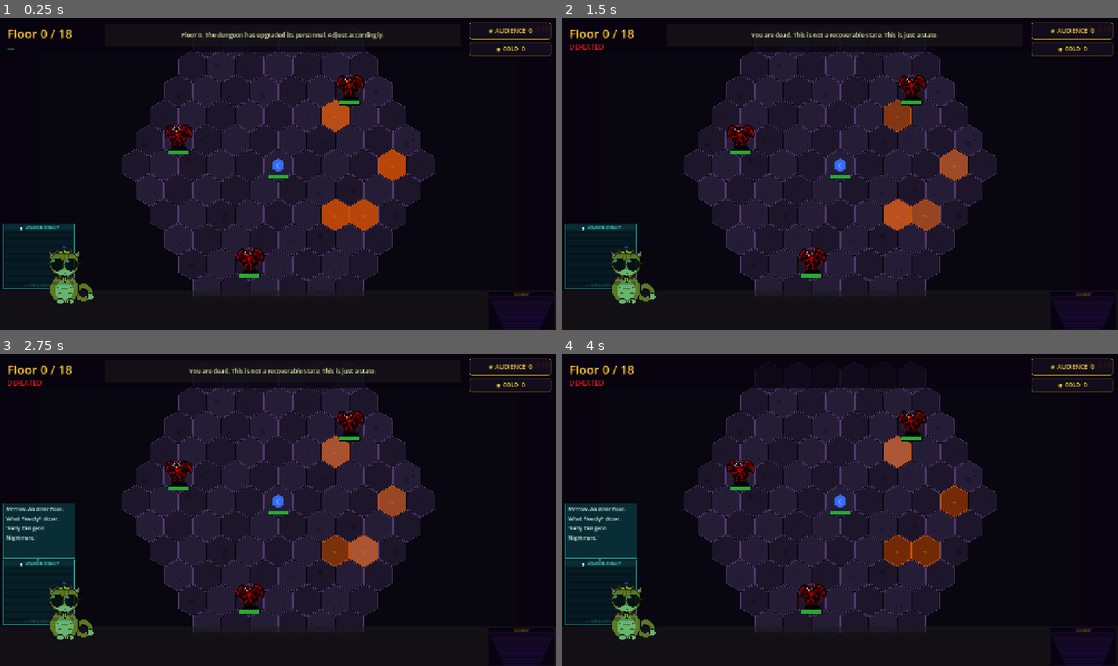
Above: before the commit, frames 1-4 (two rows, left to right).
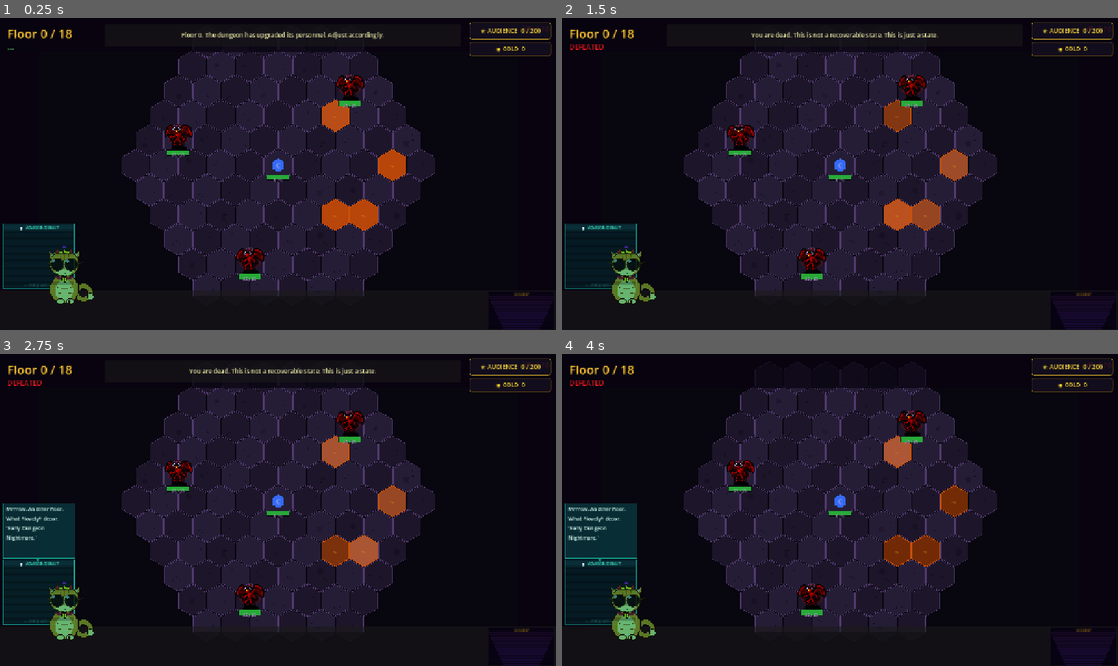
Above: after the commit, the same moments.

Repository: ColdTie/Descent
Game: Godot game, scene res://scenes/BattleScene.tscn
The game is run twice, just before and just after one commit, with the same random seed, the same clock (stepped at 60 frames per second) and the same inputs. This scene is started directly instead of the project's main scene.
Inputs (mouse positions are in pixels of both pictures, inside the frame that each line leads up to):
- Up to frame 1 (0.25 s): no input
- Up to frame 2 (1.5 s): move the mouse to (695, 164) at 0.52 s; click (695, 164) at 0.67 s; move the mouse to (712, 189) at 1.27 s; click (712, 189) at 1.42 s
- Up to frame 3 (2.75 s): move the mouse to (161, 550) at 2.02 s; click (161, 550) at 2.17 s
- Up to frame 4 (4 s): move the mouse to (739, 575) at 2.77 s; click (739, 575) at 2.92 s; move the mouse to (756, 600) at 3.52 s; click (756, 600) at 3.67 s

The runs differ from the first frame. In frame 1, 0.3% of the frame differs, in the area x 30-98%, y 3-85%; in frame 2, 0.3%; in frame 3, 0.3%; in frame 4, 0.3%.

Commit message:
Run 22: HUD polish — numeric HP overlays, ability-button styleboxes, sponsor progress
Three quick legibility wins after eyeballing in-game screenshots:

- Per-unit HP bars: 46×8 → 50×11 with a numeric "23 / 40" overlay
  (white text + black shadow Label for legibility against any fill colour).
  _update_hp_bar refreshes the text alongside the bar fill.

- Ability buttons in the bottom HUD: replaced the subtle `modulate` tint
  with real StyleBoxFlat overrides for normal / selected / on-cooldown
  states. The armed ability now has a bright gold border + warm fill +
  glow; cooldowns are clearly dim with neutral borders. Cooldown also
  greys out abilities with zero remaining charges.

- Audience widget: instead of a bare "AUDIENCE 0" it now shows
  "AUDIENCE 0 / 200" — the threshold for the NEXT sponsor offer,
  computed from sponsor_offers_taken so it stays accurate after each
  accept.

Test suite: still 595 passed, 0 failed (pure-data tests unaffected).

Diff:
--- a/scenes/BattleScene.gd
+++ b/scenes/BattleScene.gd
@@ -683,9 +683,9 @@
 		ally_tag.position = Vector2(-30.0, HEX_SIZE * 0.48)
 		root.add_child(ally_tag)
 
-	# HP bar — wide border + background + coloured fill
-	var HP_W: float = 46.0
-	var HP_H: float = 8.0
+	# HP bar — wide border + background + coloured fill + numeric readout (Run 22).
+	var HP_W: float = 50.0
+	var HP_H: float = 11.0
 	var hp_y: float = HEX_SIZE * 0.58
 
 	var hp_border := ColorRect.new()
@@ -706,6 +706,32 @@
 	hp_bar.position = Vector2(-HP_W * 0.5, hp_y + 1.0)
 	hp_bar.color = Color(0.18, 0.88, 0.22)
 	root.add_child(hp_bar)
+
+	# Run 22: numeric HP overlay — small "23 / 40" label centred on the bar with
+	# a dark shadow for legibility against any fill color.
+	var hp_text_shadow := Label.new()
+	hp_text_shadow.name = "HPTextShadow"
+	hp_text_shadow.text = "%d / %d" % [c.hp, c.max_hp]
+	hp_text_shadow.size = Vector2(HP_W + 2.0, HP_H + 2.0)
+	hp_text_shadow.position = Vector2(-(HP_W + 2.0) * 0.5 + 1.0, hp_y + 1.0)
+	hp_text_shadow.horizontal_alignment = HORIZONTAL_ALIGNMENT_CENTER
+	hp_text_shadow.vertical_alignment = VERTICAL_ALIGNMENT_CENTER
+	hp_text_shadow.add_theme_font_size_override("font_size", 9)
+	hp_text_shadow.add_theme_color_override("font_color", Color(0.0, 0.0, 0.0, 0.85))
+	hp_text_shadow.mouse_filter = Control.MOUSE_FILTER_IGNORE
+	root.add_child(hp_text_shadow)
+
+	var hp_text := Label.new()
+	hp_text.name = "HPText"
+	hp_text.text = "%d / %d" % [c.hp, c.max_hp]
+	hp_text.size = Vector2(HP_W + 2.0, HP_H + 2.0)
+	hp_text.position = Vector2(-(HP_W + 2.0) * 0.5, hp_y)
+	hp_text.horizontal_alignment = HORIZONTAL_ALIGNMENT_CENTER
+	hp_text.vertical_alignment = VERTICAL_ALIGNMENT_CENTER
+	hp_text.add_theme_font_size_override("font_size", 9)
+	hp_text.add_theme_color_override("font_color", Color(1.0, 1.0, 1.0, 0.98))
+	hp_text.mouse_filter = Control.MOUSE_FILTER_IGNORE
+	root.add_child(hp_text)
 
 	# Status icons
 	var status_lbl := Label.new()
@@ -1169,13 +1195,40 @@
 		btn.add_theme_font_size_override("font_size", 11)
 		btn.disabled = on_cooldown
 
-		# Color: selected = gold, depleted = dim, normal = white
-		if on_cooldown:
-			btn.modulate = Color(0.45, 0.45, 0.45)
-		elif ability_id == _selected_ability:
-			btn.modulate = SELECTED_CLR
+		# Run 22: ability buttons now use real styleboxes (gold-frame on the
+		# selected ability, dim grey when on cooldown). Previously just a
+		# subtle `modulate` change — players regularly missed which ability
+		# was armed for the next click.
+		var is_selected: bool = ability_id == _selected_ability and not on_cooldown
+		var depleted_no_charges: bool = (not on_cooldown) and (abl_obj != null) \
+			and abl_obj.max_charges > 0 and abl_obj.current_charges <= 0
+		var sb := StyleBoxFlat.new()
+		sb.set_corner_radius_all(4)
+		sb.set_content_margin_all(6.0)
+		sb.set_border_width_all(2)
+		if on_cooldown or depleted_no_charges:
+			sb.bg_color = Color(0.08, 0.06, 0.10, 0.90)
+			sb.border_color = Color(0.22, 0.20, 0.26)
+			btn.modulate = Color(0.55, 0.55, 0.55)
+			btn.disabled = true
+			btn.add_theme_color_override("font_color", Color(0.65, 0.62, 0.58))
+		elif is_selected:
+			sb.bg_color = Color(0.32, 0.22, 0.04, 0.96)
+			sb.border_color = Color(1.0, 0.84, 0.18)
+			sb.shadow_color = Color(1.0, 0.78, 0.10, 0.45)
+			sb.shadow_size = 6
+			btn.modulate = Color.WHITE
+			btn.add_theme_color_override("font_color", Color(1.0, 0.94, 0.62))
 		else:
+			sb.bg_color = Color(0.11, 0.09, 0.15, 0.92)
+			sb.border_color = Color(0.40, 0.32, 0.18)
 			btn.modulate = Color.WHITE
+			btn.add_theme_color_override("font_color", Color(0.94, 0.90, 0.82))
+		btn.add_theme_stylebox_override("normal", sb)
+		btn.add_theme_stylebox_override("hover", sb)
+		btn.add_theme_stylebox_override("pressed", sb)
+		btn.add_theme_stylebox_override("disabled", sb)
+		btn.add_theme_stylebox_override("focus", sb)
 
 ## ─── Turn Logic ───────────────────────────────────────────────────────────────
 
@@ -1991,9 +2044,18 @@
 	if hp_bar == null:
 		return
 	var ratio: float = float(c.hp) / float(max(1, c.max_hp))
-	hp_bar.size.x = 46.0 * clampf(ratio, 0.0, 1.0)
+	# Run 22: bar widened 46→50 alongside the entity-node layout bump.
+	hp_bar.size.x = 50.0 * clampf(ratio, 0.0, 1.0)
 	# Green → yellow → red gradient as HP drops
 	hp_bar.color = Color(1.0 - ratio * 0.78, 0.18 + ratio * 0.70, 0.08)
+	# Run 22: refresh numeric overlay so combat damage is legible at a glance.
+	var hp_text: Label = node.get_node_or_null("HPText")
+	var hp_shadow: Label = node.get_node_or_null("HPTextShadow")
+	var text: String = "%d / %d" % [c.hp, c.max_hp]
+	if hp_text != null:
+		hp_text.text = text
+	if hp_shadow != null:
+		hp_shadow.text = text
 
 func _update_status_label(c: Combatant) -> void:
 	var node: Node2D = _entity_nodes.get(c.id)
@@ -2107,7 +2169,7 @@
 	_achievement_layer.add_child(widget)
 
 	_audience_widget = Label.new()
-	_audience_widget.text = "★ AUDIENCE  %d" % GameState.audience_score_floor
+	_audience_widget.text = _audience_widget_text()
 	_audience_widget.horizontal_alignment = HORIZONTAL_ALIGNMENT_CENTER
 	_audience_widget.add_theme_font_size_override("font_size", 14)
 	_audience_widget.add_theme_color_override("font_color", Color(0.95, 0.82, 0.22))
@@ -2141,7 +2203,7 @@
 	## Update the widget text and flash gold briefly.
 	if _audience_widget == null:
 		return
-	_audience_widget.text = "★ AUDIENCE  %d" % GameState.audience_score_floor
+	_audience_widget.text = _audience_widget_text()
 	if _audience_flash_tween != null and _audience_flash_tween.is_valid():
 		_audience_flash_tween.kill()
 	# Briefly enlarge + pure-gold flash, then settle back.
@@ -2149,6 +2211,17 @@
 	_audience_flash_tween = create_tween()
 	_audience_flash_tween.tween_property(_audience_widget, "modulate",
 		Color(1.0, 1.0, 1.0, 1.0), 0.45).set_ease(Tween.EASE_OUT)
+
+
+func _audience_widget_text() -> String:
+	## Run 22: show run-total audience plus the threshold for the next sponsor
+	## offer. Format: "★ AUDIENCE  N / T". When all earnable thresholds for
+	## the current `audience_score` are already taken, fall back to the next
+	## multiple — keeps the progression bar honest even after sponsor accepts.
+	var total: int = GameState.audience_score
+	var taken: int = GameState.sponsor_offers_taken
+	var threshold: int = int(Sponsors.SPONSOR_THRESHOLD) * (taken + 1)
+	return "★ AUDIENCE  %d / %d" % [total, threshold]
 
 
 func _on_gold_gained(_amount: int, _reason: String) -> void:
